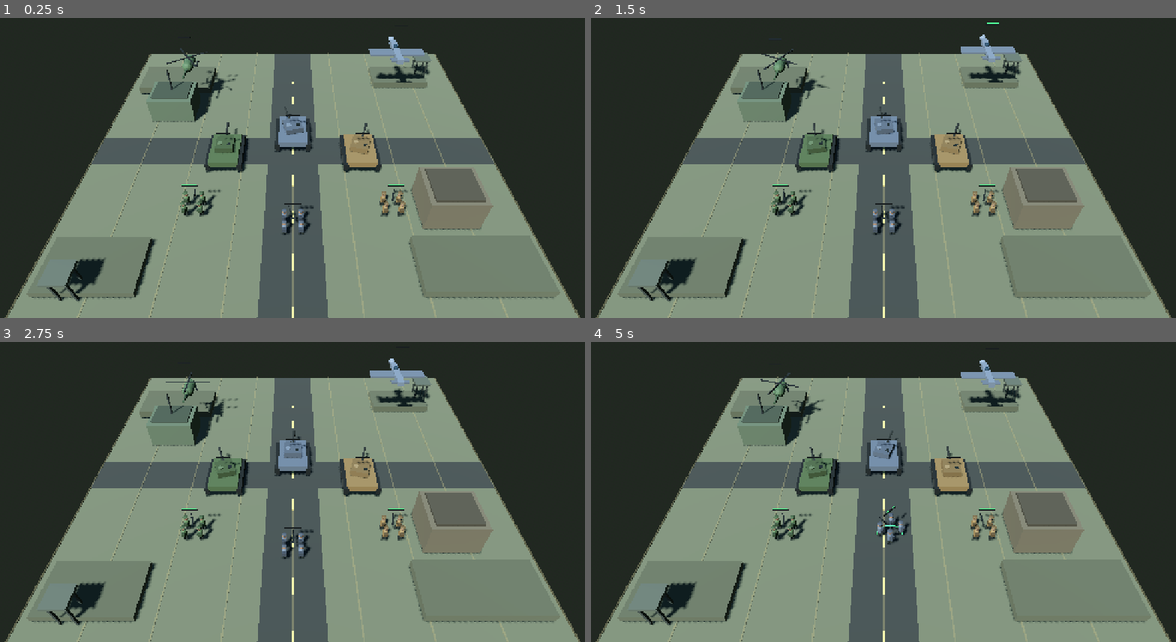
Above: before the commit, frames 1-4 (two rows, left to right).
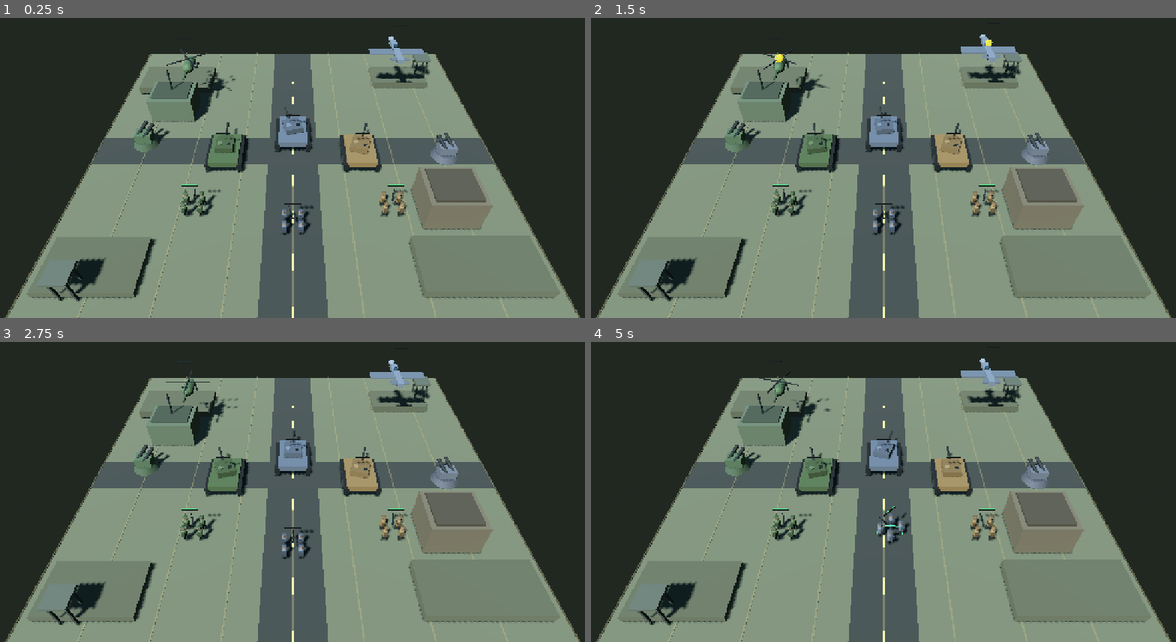
Above: after the commit, the same moments.

Repository: Jamalalbaroty/storm-generals-mobil
Game: Godot game, scene res://prototype_3d/battlefield_3d.tscn
The game is run twice, just before and just after one commit, with the same random seed, the same clock (stepped at 60 frames per second) and the same inputs. This scene is started directly instead of the project's main scene.
Inputs (mouse positions are in pixels of both pictures, inside the frame that each line leads up to):
- Up to frame 1 (0.25 s): no input
- Up to frame 2 (1.5 s): move the mouse to (1018, 132) at 0.52 s; click (1018, 132) at 0.67 s; drag from (760, 165) to (854, 216) at 1.27 s
- Up to frame 3 (2.75 s): move the mouse to (351, 399) at 2.02 s; click (351, 399) at 2.17 s
- Up to frame 4 (5 s): drag from (854, 540) to (702, 423) at 2.77 s; move the mouse to (1064, 525) at 3.52 s; click (1064, 525) at 3.67 s; drag from (702, 423) to (795, 390) at 4.27 s

The runs differ from the first frame. In frame 1, 0.9% of the frame differs, in the area x 22-79%, y 6-49%; in frame 2, 0.8%; in frame 3, 0.9%; in frame 4, 1.1%, in the area x 22-79%, y 5-68%.

Commit message:
feat: add automated anti-air missile defenses

Diff:
--- a/prototype_3d/battlefield_3d.gd
+++ b/prototype_3d/battlefield_3d.gd
@@ -30,6 +30,8 @@
 var infantry_gait_clock := 0.0
 var aircraft_rotors: Array[Node3D] = []
 var aircraft_clock := 0.0
+var air_defense_nodes: Array[Node3D] = []
+var air_defense_cooldowns: Array[float] = []
 
 func _ready() -> void:
 	_build_environment()
@@ -51,6 +53,7 @@
 	_update_showcase_health_bars()
 	_update_infantry_animation(delta)
 	_update_aircraft_animation(delta)
+	_update_air_defenses(delta)
 
 func _build_environment() -> void:
 	var world := WorldEnvironment.new()
@@ -296,6 +299,7 @@
 	_add_placeholder_tank(Vector3(7.0, 0.0, 1.0), Color(0.48, 0.39, 0.25))
 	_build_showcase_infantry()
 	_build_showcase_aircraft()
+	_build_showcase_air_defenses()
 
 
 func _build_showcase_aircraft() -> void:
@@ -436,6 +440,102 @@
 			unit.position.y = 5.2 + sin(aircraft_clock * 2.1 + float(unit.get_instance_id() % 9)) * 0.12
 		elif unit_type == "fighter" and unit != selected_tank and not (unit == selected_tank and has_selected_destination):
 			unit.position.y = 6.4 + sin(aircraft_clock * 1.7 + float(unit.get_instance_id() % 7)) * 0.16
+
+func _build_showcase_air_defenses() -> void:
+	_add_air_defense_turret(Vector3(-16.0, 0.0, -1.0), Color(0.30, 0.37, 0.27))
+	_add_air_defense_turret(Vector3(16.0, 0.0, 1.0), Color(0.37, 0.38, 0.40))
+
+func _add_air_defense_turret(at: Vector3, tint: Color) -> void:
+	var emplacement := Node3D.new()
+	emplacement.position = at
+	add_child(emplacement)
+	var base := MeshInstance3D.new()
+	var base_mesh := CylinderMesh.new()
+	base_mesh.top_radius = 1.05
+	base_mesh.bottom_radius = 1.35
+	base_mesh.height = 0.65
+	base.mesh = base_mesh
+	base.position.y = 0.34
+	base.material_override = _make_armour_material(tint.darkened(0.20))
+	emplacement.add_child(base)
+
+	var shield := MeshInstance3D.new()
+	var shield_mesh := BoxMesh.new()
+	shield_mesh.size = Vector3(1.7, 1.0, 1.35)
+	shield.mesh = shield_mesh
+	shield.position.y = 1.05
+	shield.material_override = _make_armour_material(tint)
+	emplacement.add_child(shield)
+
+	var tracking_pivot := Node3D.new()
+	tracking_pivot.position.y = 1.42
+	emplacement.add_child(tracking_pivot)
+	for side in [-1.0, 1.0]:
+		var launcher := MeshInstance3D.new()
+		var launcher_mesh := CylinderMesh.new()
+		launcher_mesh.top_radius = 0.16
+		launcher_mesh.bottom_radius = 0.20
+		launcher_mesh.height = 1.8
+		launcher.mesh = launcher_mesh
+		launcher.rotation_degrees.x = 90.0
+		launcher.position = Vector3(side * 0.43, 0.15, -0.45)
+		launcher.material_override = _make_armour_material(Color(0.13, 0.15, 0.14))
+		tracking_pivot.add_child(launcher)
+	air_defense_nodes.append(tracking_pivot)
+	air_defense_cooldowns.append(0.8)
+
+func _update_air_defenses(delta: float) -> void:
+	for defense_index in range(air_defense_nodes.size()):
+		var defense := air_defense_nodes[defense_index]
+		if not is_instance_valid(defense):
+			continue
+		air_defense_cooldowns[defense_index] = maxf(0.0, air_defense_cooldowns[defense_index] - delta)
+		var nearest_aircraft: Node3D = null
+		var nearest_distance := 22.0
+		for candidate in showcase_tanks:
+			if not is_instance_valid(candidate):
+				continue
+			var candidate_type := str(candidate.get_meta("unit_type", "tank"))
+			if candidate_type != "helicopter" and candidate_type != "fighter":
+				continue
+			var distance := defense.global_position.distance_to(candidate.global_position)
+			if distance < nearest_distance:
+				nearest_distance = distance
+				nearest_aircraft = candidate
+		if nearest_aircraft == null:
+			continue
+		defense.look_at(nearest_aircraft.global_position, Vector3.UP)
+		if air_defense_cooldowns[defense_index] > 0.0:
+			continue
+		air_defense_cooldowns[defense_index] = 2.2
+		_fire_air_defense_missile(defense, nearest_aircraft)
+
+func _fire_air_defense_missile(defense: Node3D, target: Node3D) -> void:
+	var missile := MeshInstance3D.new()
+	var missile_mesh := CapsuleMesh.new()
+	missile_mesh.radius = 0.10
+	missile_mesh.height = 0.65
+	missile.mesh = missile_mesh
+	missile.rotation_degrees.x = 90.0
+	var missile_material := StandardMaterial3D.new()
+	missile_material.albedo_color = Color(0.82, 0.84, 0.72)
+	missile_material.emission_enabled = true
+	missile_material.emission = Color(1.0, 0.38, 0.08)
+	missile_material.emission_energy_multiplier = 1.4
+	missile.material_override = missile_material
+	missile.global_position = defense.global_position + (-defense.global_transform.basis.z * 1.0)
+	add_child(missile)
+	var flight_time := clampf(missile.global_position.distance_to(target.global_position) / 18.0, 0.35, 1.1)
+	var tween := create_tween()
+	tween.tween_property(missile, "global_position", target.global_position, flight_time)
+	tween.tween_callback(_resolve_air_defense_hit.bind(missile, target))
+
+func _resolve_air_defense_hit(missile: Node3D, target: Node3D) -> void:
+	if is_instance_valid(missile):
+		missile.queue_free()
+	if not is_instance_valid(target):
+		return
+	_resolve_showcase_hit(null, target, 35.0)
 
 func _build_showcase_infantry() -> void:
 	_add_placeholder_infantry_squad(Vector3(-9.0, 0.0, 8.0), Color(0.30, 0.38, 0.25))
